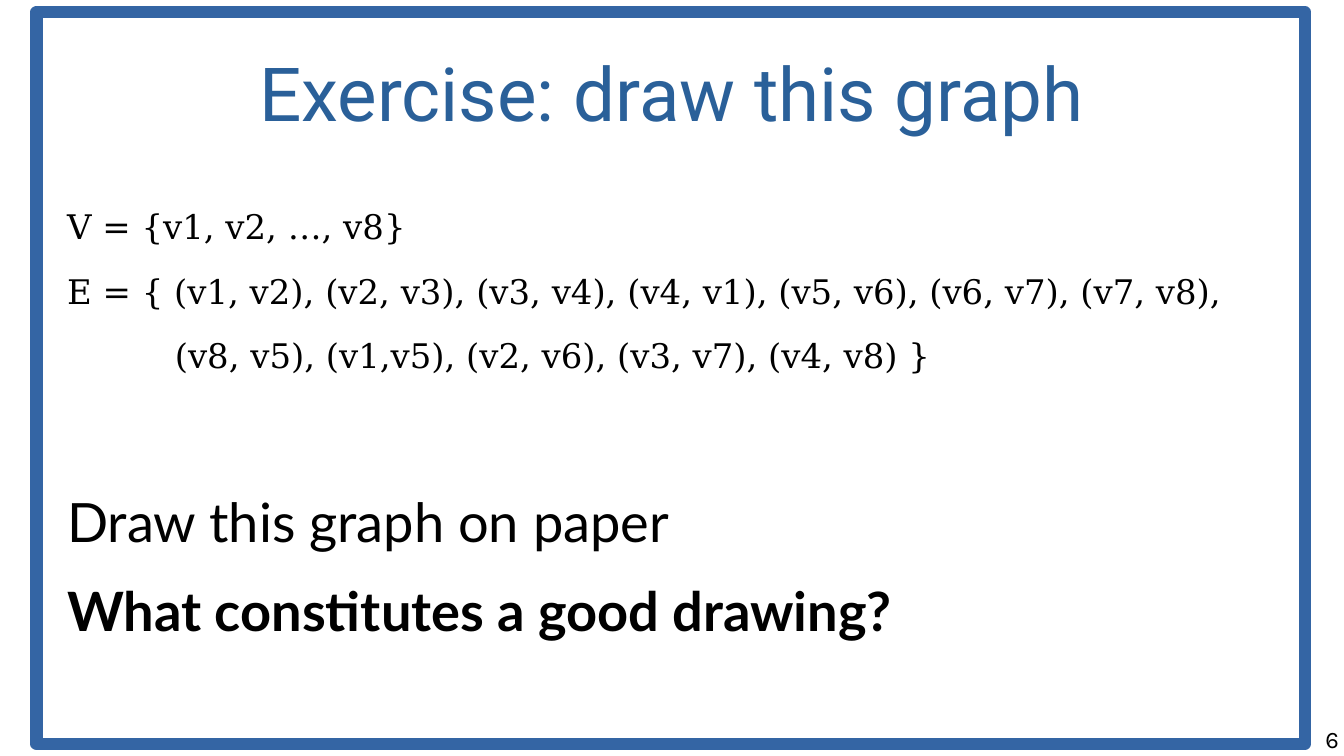
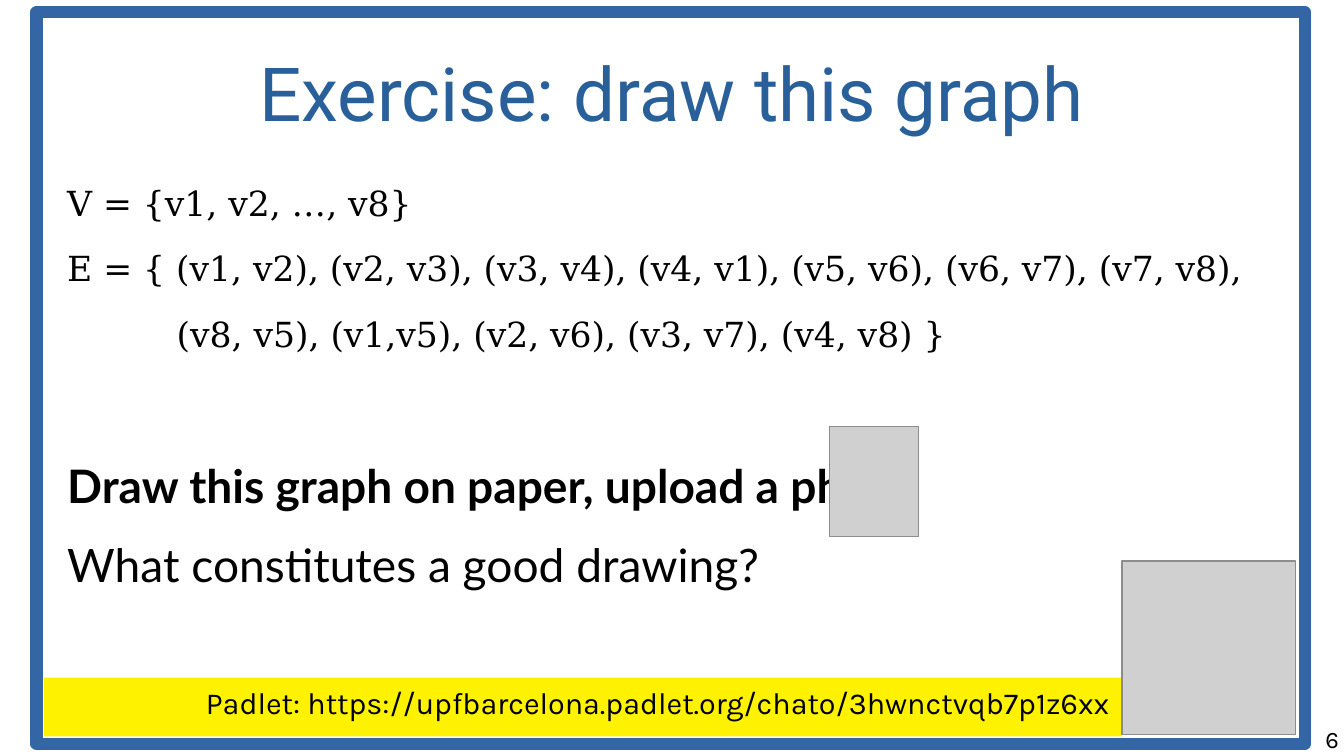
Before and after one commit to chatox/networks-science-course, a slide deck: slide 6 of theory/odp/tt22-spectral_graph_embedding.odp. Drawn at 1344x756 pixels with LibreOffice and Linux fonts; fonts in the diff are those of the drawing; grey boxes stand for pictures. Boxes give left, top, right and bottom in pixels: in the first picture for what was removed or moved away, otherwise in the second. Text is boxed around its words. In the diff, an @@ line names an element or a change of style, - is before the commit and + after.

```diff
--- a/theory/odp/tt22-spectral_graph_embedding.odp
+++ b/theory/odp/tt22-spectral_graph_embedding.odp
@@ text at (67,189,1242,591): size 20 to 20.4 pt in "V = {v1, v2, …, v8}", "E = { (v1, v2), (v2, v3), ...", "(v8, v5), (v1,v5), (v2, v6), (v3, v7), ..."; size 32 to 27.2 pt, bold off in "What constitutes a good drawing?" @@
@@ text "V = {v1, v2, …, ...": place and size @@
-text "V = {v1, v2, …, ..." at (67,213,1221,641)
+text "V = {v1, v2, …, ..." at (67,189,1242,591)
@@ picture added at (829,427,920,537) @@
@@ text at (67,463,912,512): text changed; size 32 to 27.2 pt; bold on @@
-Draw this graph on paper
+Draw this graph on paper, upload a photo
@@ picture added at (1122,561,1295,734) @@
@@ rectangle added at (44,678,1122,737), fill #FFF200, 18 pt, text #000000 @@
+Padlet: https://upfbarcelona.padlet.org/chato/3hwnctvqb7p1z6xx
```
Also in this commit, not shown: 26 other slides changed, 18 slides added, 2 slides removed, 1 other file.
